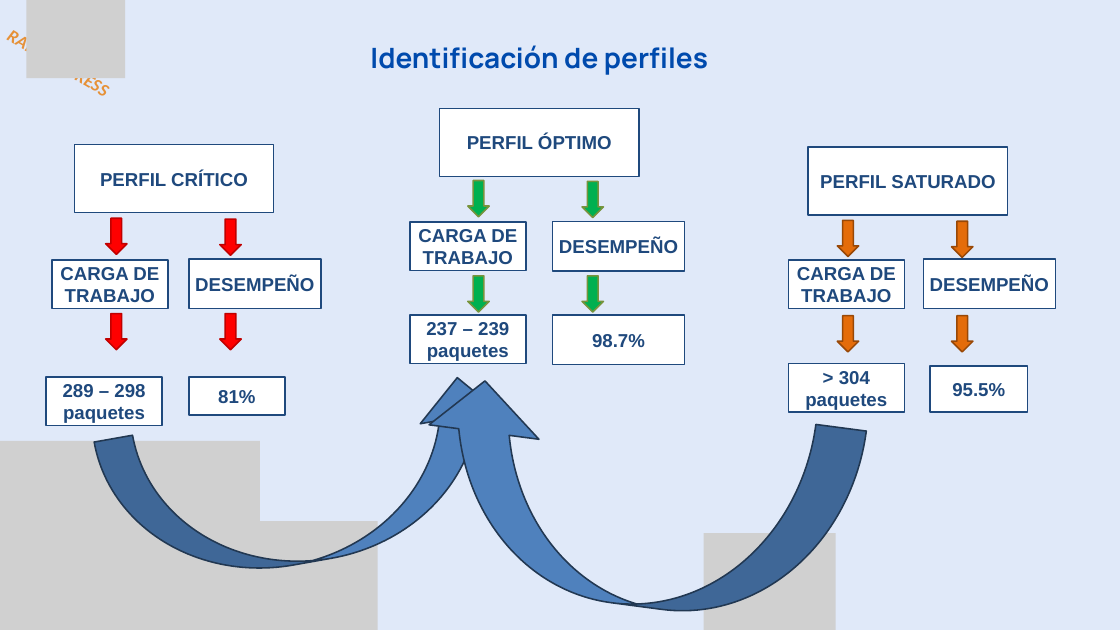
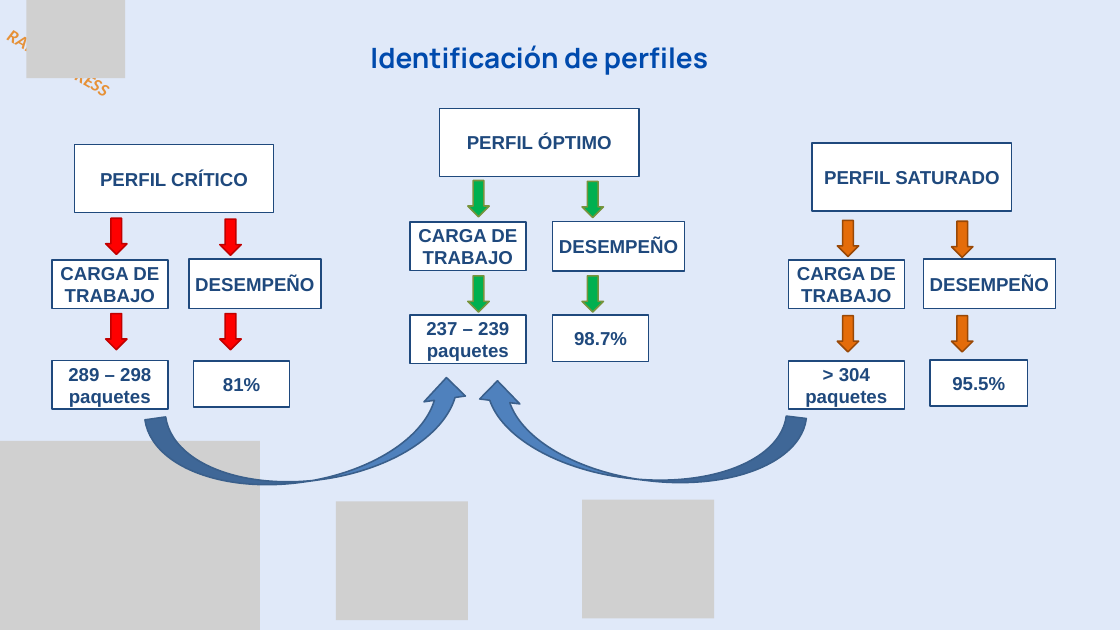
Before and after one commit to ITACADEMYprojectes/ProjecteData, a slide deck: slide 9 of Equip_28/Results/Analisis_PAP_and_ABL_RapidExpres_2026_04_05.pptx. Drawn at 1120x630 pixels with LibreOffice and Linux fonts; fonts in the diff are those of the drawing; grey boxes stand for pictures. Boxes give left, top, right and bottom in pixels: in the first picture for what was removed or moved away, otherwise in the second. Text is boxed around its words. In the diff, an @@ line names an element or a change of style, - is before the commit and + after.

```diff
--- a/Equip_28/Results/Analisis_PAP_and_ABL_RapidExpres_2026_04_05.pptx
+++ b/Equip_28/Results/Analisis_PAP_and_ABL_RapidExpres_2026_04_05.pptx
@@ rectangle "PERFIL SATURADO": place and size @@
-rectangle "PERFIL SATURADO" at box(808, 147, 1007, 214)
+rectangle "PERFIL SATURADO" at box(812, 143, 1011, 211)
@@ rectangle "98.7%": place and size @@
-rectangle "98.7%" at box(553, 315, 685, 364)
+rectangle "98.7%" at box(553, 315, 649, 362)
@@ rectangle "289 – 298 paquetes": place and size @@
-rectangle "289 – 298 paquetes" at box(46, 377, 162, 425)
+rectangle "289 – 298 paquetes" at box(52, 361, 167, 409)
@@ curved up arrow at box(145, 375, 479, 503): outline #233953 2 pt to #3A5F8C 2 pt; rotation 349 to 352 degrees @@
@@ rectangle "81%": place and size @@
-rectangle "81%" at box(189, 377, 285, 415)
+rectangle "81%" at box(194, 361, 290, 407)
@@ curved up arrow removed at box(404, 374, 867, 630) @@
@@ curved up arrow added at box(467, 378, 806, 499), fill #4F81BD, outline #3A5F8C 2 pt @@
@@ rectangle "95.5%": place and size @@
-rectangle "95.5%" at box(930, 366, 1028, 412)
+rectangle "95.5%" at box(930, 360, 1028, 406)
@@ picture: place and size @@
-picture at box(246, 521, 378, 630)
+picture at box(336, 501, 468, 620)
@@ picture: place and size @@
-picture at box(703, 533, 836, 630)
+picture at box(582, 500, 714, 618)
```
Also in this commit, not shown: 17 other slides changed, 18 slides removed, 2 other files.
